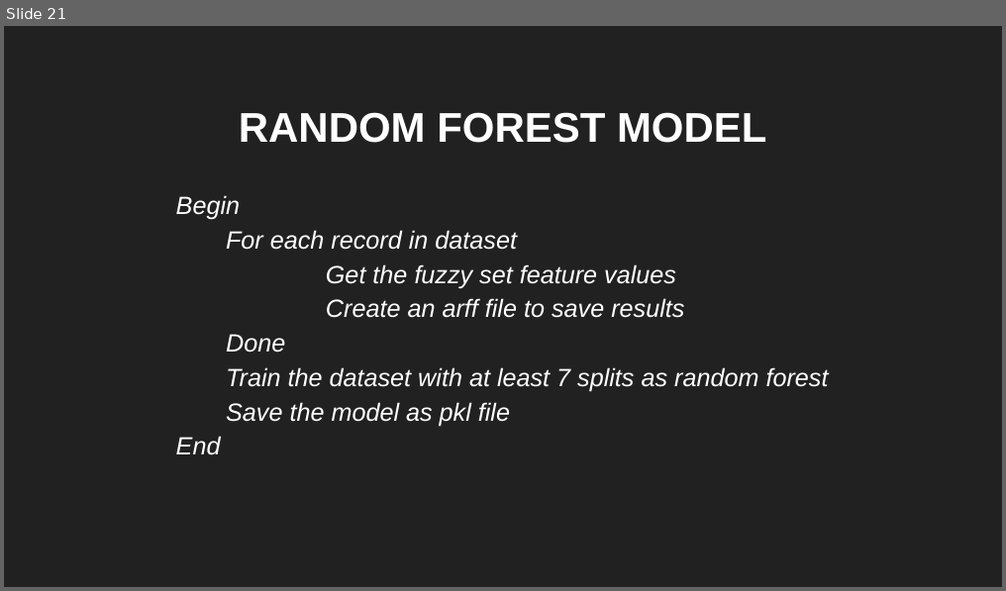
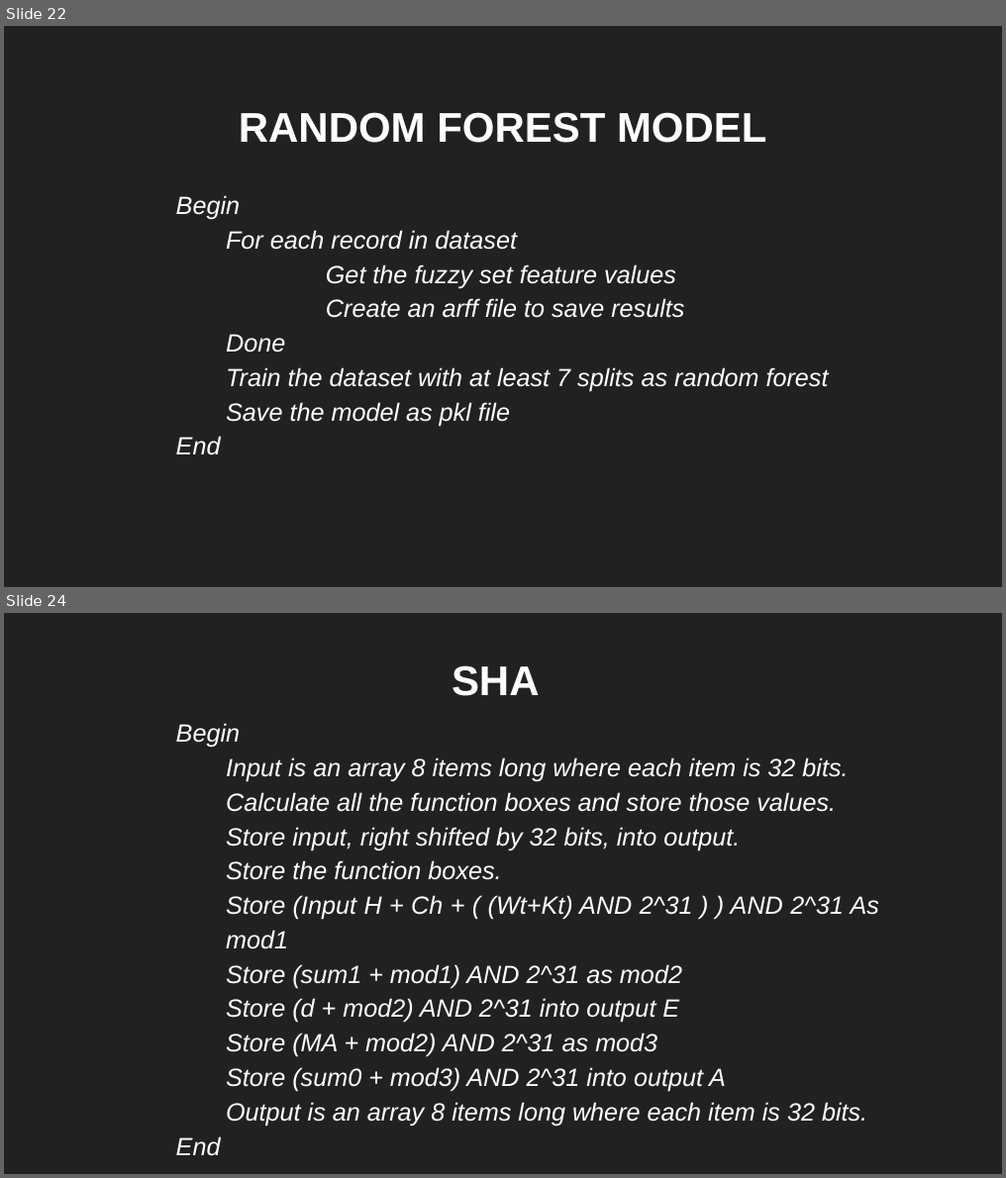
Before and after one commit to sbenstewart/cantina-plus, a slide deck: mail these/first/FYP First.pptx. Shown one above the other, each under a label of ours: slide 21 before the commit, slides 22 and 24 after it; the slides between them are not shown. The pictures are 1006x591 and 1006x1178 pixels, drawn with LibreOffice and Linux fonts; fonts in the diff are those of the drawing. Boxes give left, top, right and bottom in pixels: in the first picture for what was removed or moved away, otherwise in the second. Text is boxed around its words. In the diff, an @@ line names an element or a change of style, - is before the commit and + after.

```diff
--- a/mail these/first/FYP First.pptx
+++ b/mail these/first/FYP First.pptx
@@ slide 24 added at [4,613,1002,1174], background #212121 @@
@@ title added at [451,665,540,696], 30 pt, text #FFFFFF, bold @@
+SHA
@@ subtitle added at [176,723,879,1157], 18 pt, text #FFFFFF, italic @@
+Begin
+Input is an array 8 items long where each item is 32 bits.
+Calculate all the function boxes and store those values.
+Store input, right shifted by 32 bits, into output.
+Store the function boxes.
+Store (Input H + Ch + ( (Wt+Kt) AND 2^31 ) ) AND 2^31 As mod1
+Store (sum1 + mod1) AND 2^31 as mod2
+Store (d + mod2) AND 2^31 into output E
+Store (MA + mod2) AND 2^31 as mod3
+Store (sum0 + mod3) AND 2^31 into output A
+Output is an array 8 items long where each item is 32 bits.
+End
@@ what was slide 21 is now slide 22 @@
```
Also in this commit, not shown: 2 slides changed, 1 other slide added, 11 other files.
